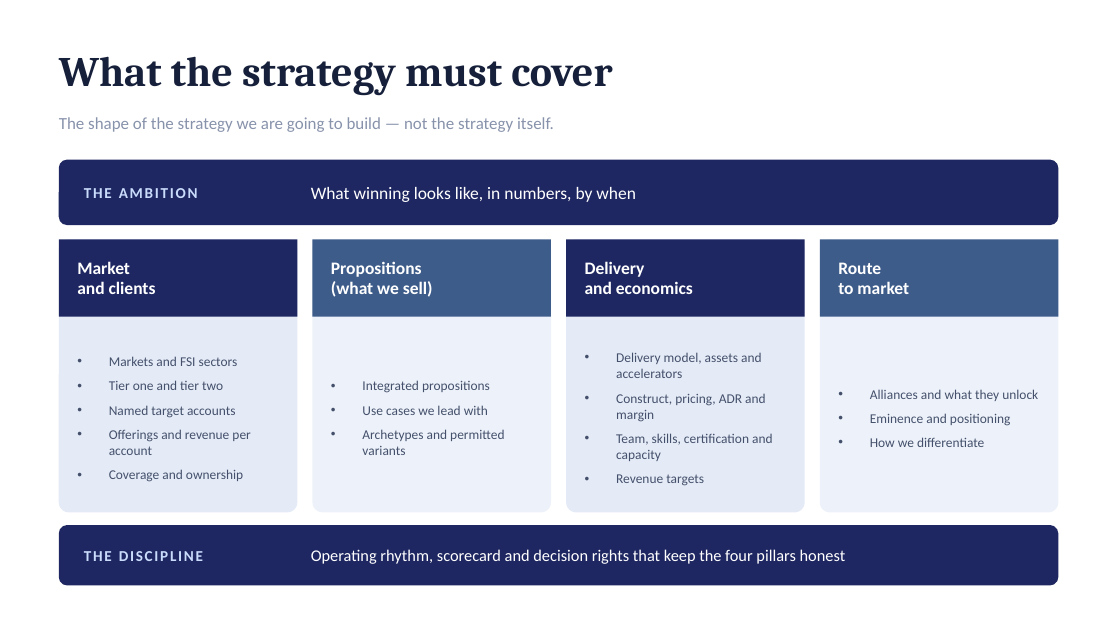
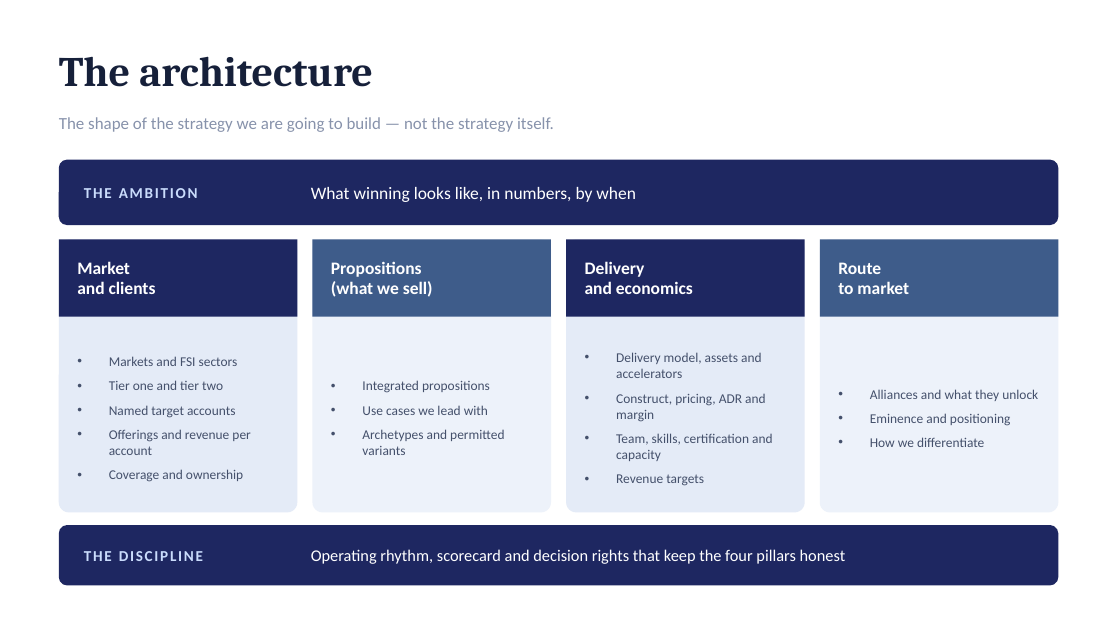
Before and after one commit to dhajjar-cyber/bae, a slide deck: slide 13 of FSI strategy/EAI&D-FSI-Strategy-Development-Plan.pptx. Drawn at 1120x630 pixels with LibreOffice and Linux fonts; fonts in the diff are those of the drawing. Boxes give left, top, right and bottom in pixels: in the first picture for what was removed or moved away, otherwise in the second. Text is boxed around its words. In the diff, an @@ line names an element or a change of style, - is before the commit and + after.

```diff
--- a/FSI strategy/EAI&D-FSI-Strategy-Development-Plan.pptx
+++ b/FSI strategy/EAI&D-FSI-Strategy-Development-Plan.pptx
@@ text at [59, 56, 373, 87]: text changed @@
-What the strategy must cover
+The architecture
```
Also in this commit, not shown: 4 other slides changed, 2 slides added, 1 other file.
